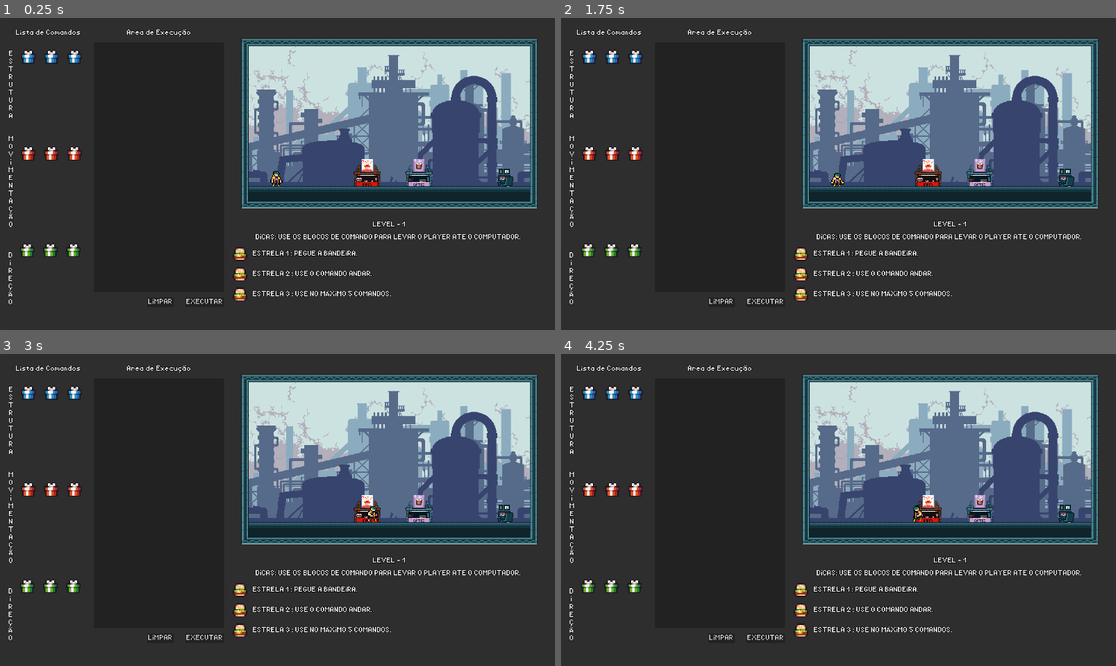
Above: before the commit, frames 1-4 (two rows, left to right).
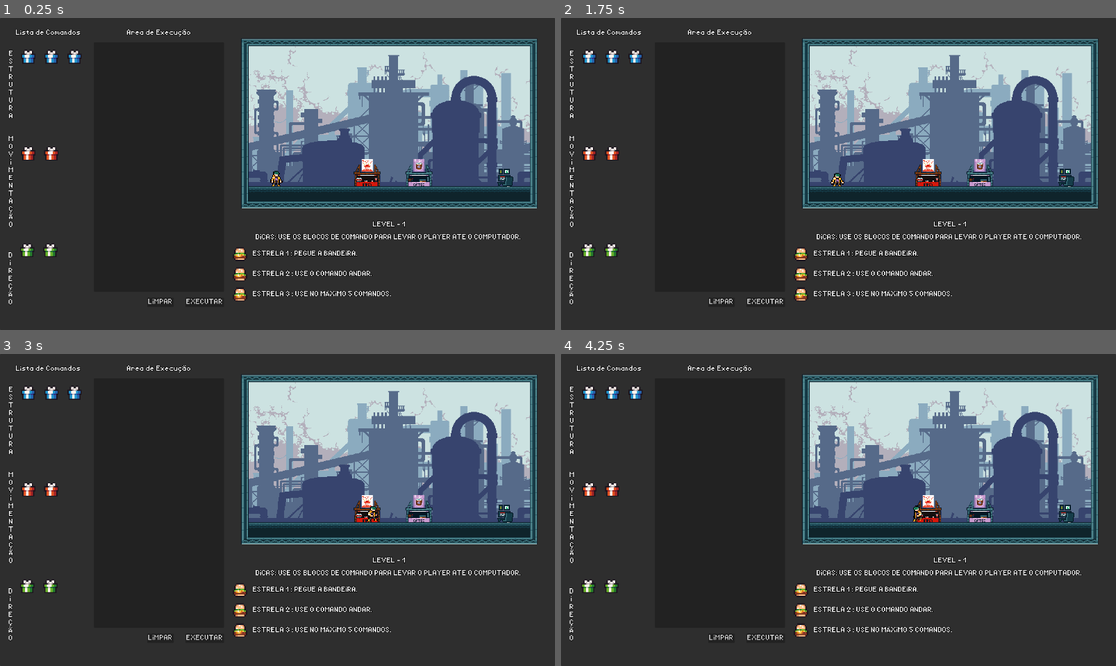
Above: after the commit, the same moments.

Repository: CabezaDelSapito/Projeto-de-TCC-Godot4
Game: Godot game, scene res://levels/level_01.tscn
Two runs of this game, one before a commit and one after it. Both use one fixed random seed, a clock stepped at 60 frames per second and the inputs below. The project has no main scene, so this scene is started directly.
Inputs:
- Up to frame 1 (0.25 s): no input
- Up to frame 2 (1.75 s): click "EXECUTAR" at 0.5 s; click "LIMPAR" at 1.25 s
- Up to frame 3 (3 s): tap Enter (ui_accept) at 2, 2.27, 2.75 s; hold Right (ui_right) from 2.03 s (still down)
- Up to frame 4 (4.25 s): tap Enter (ui_accept) at 3.02 s; release Right (ui_right) at 3.53 s; hold Left (ui_left) from 3.53 s (still down)

The runs differ from the first frame. In frame 1, 0.2% of the frame differs, in the area x 12-15%, y 41-77%; in frame 2, 0.2%; in frame 3, 0.2%; in frame 4, 0.2%.
Error after the commit: Attempt to call function 'get_node' in base 'null instance' on a null instance. (res://scripts/dropArea.gd:5)

Commit message:
começo de interpretador de comandos

Diff:
--- a/ScratchPuzzle/levels/level_01.tscn
+++ b/ScratchPuzzle/levels/level_01.tscn
@@ -182,7 +182,7 @@
 script = ExtResource("2_c30mm")
 CommandType = 1
 
-[node name="TextureRect" type="TextureRect" parent="MarginContainer/HBoxContainer/CommandsMenu/CommandArea/VBoxContainer/ScrollContainer2/VBoxContainer/Movimentacao/MarginContainer/GridContainer"]
+[node name="Andar" type="TextureRect" parent="MarginContainer/HBoxContainer/CommandsMenu/CommandArea/VBoxContainer/ScrollContainer2/VBoxContainer/Movimentacao/MarginContainer/GridContainer"]
 texture_filter = 1
 custom_minimum_size = Vector2(50, 50)
 layout_mode = 2
@@ -191,16 +191,7 @@
 script = ExtResource("4_o4fh2")
 CommandType = 1
 
-[node name="TextureRect2" type="TextureRect" parent="MarginContainer/HBoxContainer/CommandsMenu/CommandArea/VBoxContainer/ScrollContainer2/VBoxContainer/Movimentacao/MarginContainer/GridContainer"]
-texture_filter = 1
-custom_minimum_size = Vector2(50, 50)
-layout_mode = 2
-texture = SubResource("AtlasTexture_7d5o6")
-expand_mode = 1
-script = ExtResource("4_o4fh2")
-CommandType = 1
-
-[node name="TextureRect3" type="TextureRect" parent="MarginContainer/HBoxContainer/CommandsMenu/CommandArea/VBoxContainer/ScrollContainer2/VBoxContainer/Movimentacao/MarginContainer/GridContainer"]
+[node name="Pular" type="TextureRect" parent="MarginContainer/HBoxContainer/CommandsMenu/CommandArea/VBoxContainer/ScrollContainer2/VBoxContainer/Movimentacao/MarginContainer/GridContainer"]
 texture_filter = 1
 custom_minimum_size = Vector2(50, 50)
 layout_mode = 2
@@ -246,7 +237,7 @@
 script = ExtResource("2_c30mm")
 CommandType = 2
 
-[node name="TextureRect" type="TextureRect" parent="MarginContainer/HBoxContainer/CommandsMenu/CommandArea/VBoxContainer/ScrollContainer2/VBoxContainer/Direcao/MarginContainer/GridContainer"]
+[node name="Esquerda" type="TextureRect" parent="MarginContainer/HBoxContainer/CommandsMenu/CommandArea/VBoxContainer/ScrollContainer2/VBoxContainer/Direcao/MarginContainer/GridContainer"]
 texture_filter = 1
 custom_minimum_size = Vector2(50, 50)
 layout_mode = 2
@@ -255,16 +246,7 @@
 script = ExtResource("4_o4fh2")
 CommandType = 2
 
-[node name="TextureRect2" type="TextureRect" parent="MarginContainer/HBoxContainer/CommandsMenu/CommandArea/VBoxContainer/ScrollContainer2/VBoxContainer/Direcao/MarginContainer/GridContainer"]
-texture_filter = 1
-custom_minimum_size = Vector2(50, 50)
-layout_mode = 2
-texture = SubResource("AtlasTexture_vc8lp")
-expand_mode = 1
-script = ExtResource("4_o4fh2")
-CommandType = 2
-
-[node name="TextureRect3" type="TextureRect" parent="MarginContainer/HBoxContainer/CommandsMenu/CommandArea/VBoxContainer/ScrollContainer2/VBoxContainer/Direcao/MarginContainer/GridContainer"]
+[node name="Direita" type="TextureRect" parent="MarginContainer/HBoxContainer/CommandsMenu/CommandArea/VBoxContainer/ScrollContainer2/VBoxContainer/Direcao/MarginContainer/GridContainer"]
 texture_filter = 1
 custom_minimum_size = Vector2(50, 50)
 layout_mode = 2
@@ -450,3 +432,4 @@
 vertical_alignment = 2
 
 [connection signal="pressed" from="MarginContainer/HBoxContainer/CommandsMenu/ExecuteArea/VBoxContainer/HBoxContainer/ClearButton" to="." method="_on_clear_button_pressed"]
+[connection signal="pressed" from="MarginContainer/HBoxContainer/CommandsMenu/ExecuteArea/VBoxContainer/HBoxContainer/ExecuteButton" to="MarginContainer/HBoxContainer/CommandsMenu/ExecuteArea/VBoxContainer/PanelContainer" method="_on_execute_button_pressed"]
--- a/ScratchPuzzle/scripts/dropArea.gd
+++ b/ScratchPuzzle/scripts/dropArea.gd
@@ -1,14 +1,14 @@
 extends PanelContainer
 
 @onready var target_node = find_child("GridContainer")
+@onready var map_o1 = get_node("MarginContainer/HBoxContainer/LevelMenu/MarginContainer/LevelArea/map_01")  # Caminho correto para map_01
+@onready var player = map_o1.get_node("player")
 
 func _can_drop_data(at_position: Vector2, data: Variant) -> bool:
 	return true  # Pode modificar conforme necessário
 
 func _drop_data(at_position: Vector2, data: Variant) -> void:
 	# Acha o nó desejado onde o filho deve ser adicionado
-
-
 
 	# Remove o filho atual do nó original
 	data[0].get_parent().remove_child(data[0])
@@ -18,3 +18,32 @@
 
 	# Ajusta a posição global do filho
 	data[0].global_position = global_position
+
+
+func _on_execute_button_pressed() -> void:
+	var comandos = []
+
+	# Obtém todos os filhos do GridContainer e adiciona à lista de comandos
+	for child in target_node.get_children():
+		if child is TextureRect:
+			#print("Comando:", child.name, " | Tipo:", child.CommandType)  # Acessando CommandType
+			comandos.append(child)
+
+	await executar_sequencial(comandos)
+
+
+func executar_sequencial(comandos):
+	for comando in comandos:
+		#match comando.CommandType:
+			#0: print("Executando Estrutura:", comando.name)
+			#1: print("Executando Movimento:", comando.name)
+			#2: print("Executando Direção:", comando.name)
+		match comando.name:
+			"Andar":
+				if player != null:
+					await player.andar()  # Chama a função andar() no jogador
+				else:
+					print("Jogador não encontrado!")
+
+
+		await get_tree().create_timer(1.0).timeout  # Espera entre comandos
--- a/ScratchPuzzle/scripts/player.gd
+++ b/ScratchPuzzle/scripts/player.gd
@@ -43,3 +43,8 @@
 
 	if texture.name != state:
 		texture.play(state)
+
+func andar():
+	velocity.x = direction * SPEED  # Anda na direção atual
+	await get_tree().create_timer(1.0).timeout  # Anda por 1 segundo
+	velocity.x = 0  # Para após o tempo
